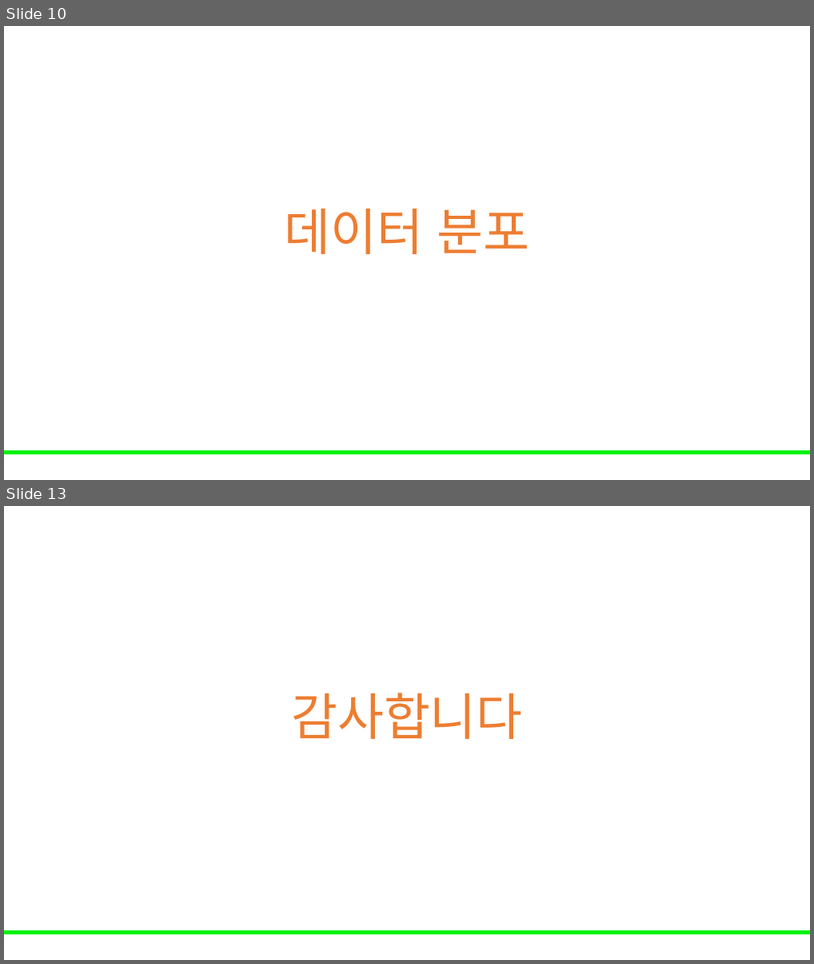
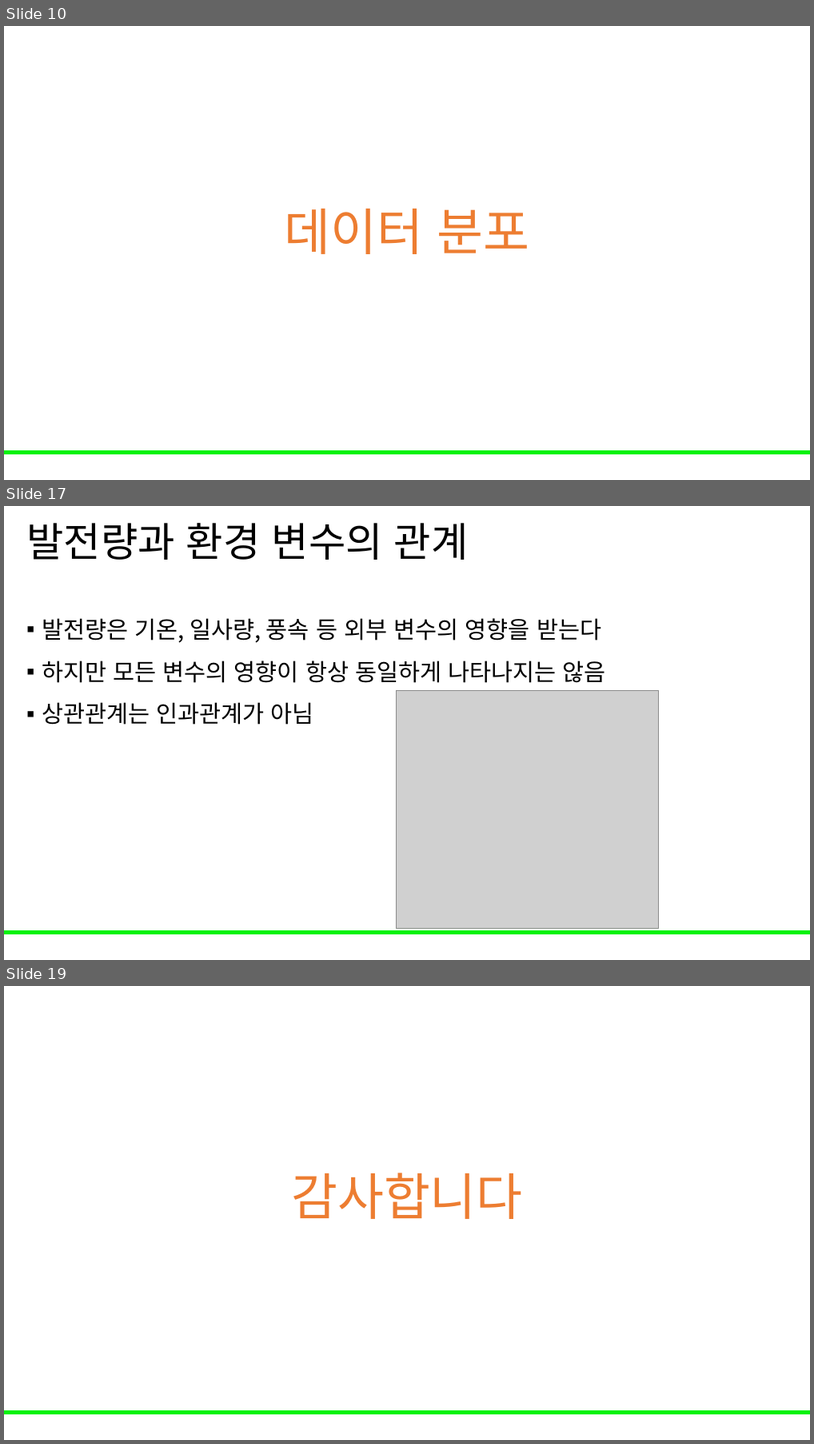
Before and after one commit to Leader-Lesson/KDT_RE_5th, a slide deck: material/5_AI/04_데이터 전처리와 EDA 기초.pptx. Shown one above the other, each under a label of ours: slides 10 and 13 before the commit, slides 10, 17 and 19 after it; the slides between them are not shown. The pictures are 814x964 and 814x1444 pixels, drawn with LibreOffice and Linux fonts; fonts in the diff are those of the drawing; grey boxes stand for pictures; background and template pictures are left out. Boxes give left, top, right and bottom in pixels: in the first picture for what was removed or moved away, otherwise in the second. Text is boxed around its words. In the diff, an @@ line names an element or a change of style, - is before the commit and + after.

```diff
--- a/material/5_AI/04_데이터 전처리와 EDA 기초.pptx
+++ b/material/5_AI/04_데이터 전처리와 EDA 기초.pptx
@@ slide 17 added at (x1=4, y1=506, x2=810, y2=960), background #FFFFFF; not listed: 1 template element that a slide beside it also shows @@
@@ title added at (x1=26, y1=523, x2=469, y2=560), 48 pt, text #000000 @@
+발전량과 환경 변수의 관계
@@ text added at (x1=42, y1=618, x2=606, y2=724), 28 pt, text #000000 @@
+▪ 발전량은 기온, 일사량, 풍속 등 외부 변수의 영향을 받는다
+▪ 하지만 모든 변수의 영향이 항상 동일하게 나타나지는 않음
+▪ 상관관계는 인과관계가 아님
@@ picture added at (x1=397, y1=690, x2=659, y2=928) @@
@@ what was slide 13 is now slide 19 @@
```
Also in this commit, not shown: 5 slides changed, 5 other slides added.
